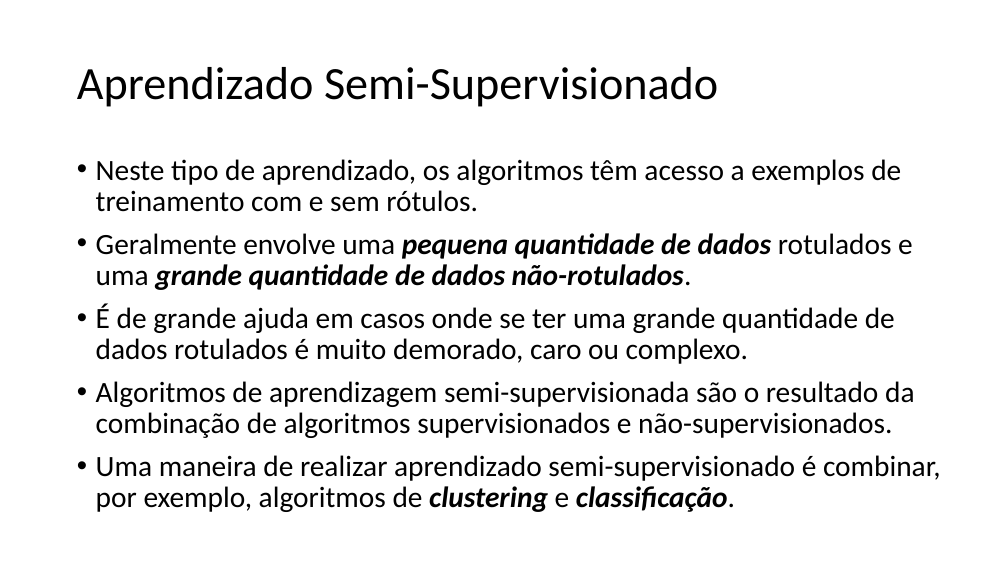
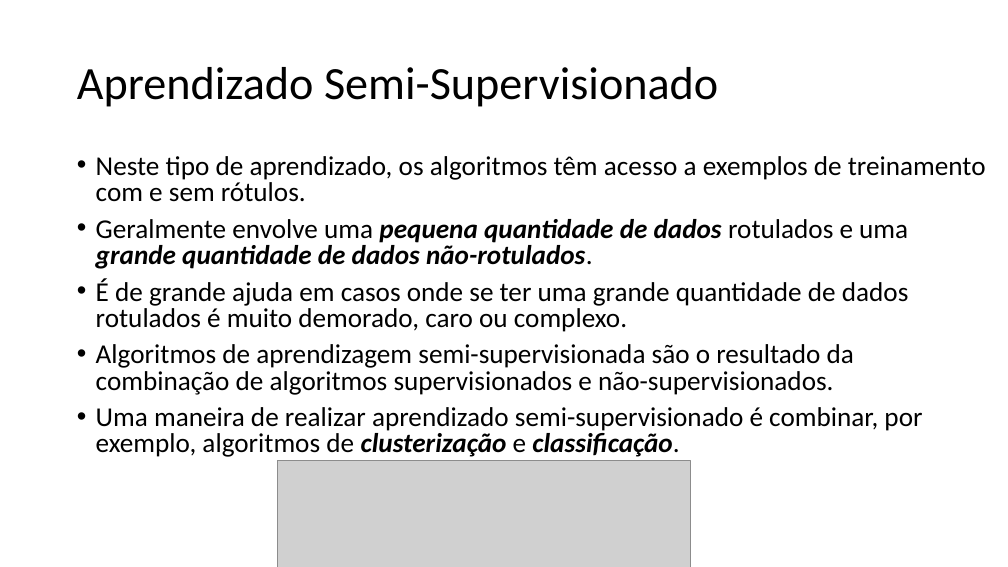
Before and after one commit to zz4fap/t319_aprendizado_de_maquina, a slide deck: slide 18 of slides/T319_Introdução.pptx. Drawn at 1008x567 pixels with LibreOffice and Linux fonts; fonts in the diff are those of the drawing; grey boxes stand for pictures. Boxes give left, top, right and bottom in pixels: in the first picture for what was removed or moved away, otherwise in the second. Text is boxed around its words. In the diff, an @@ line names an element or a change of style, - is before the commit and + after.

```diff
--- a/slides/T319_Introdução.pptx
+++ b/slides/T319_Introdução.pptx
@@ text at (x1=96, y1=156, x2=986, y2=395): size 28 to 25.9 pt in "Neste tipo de aprendizado, os algoritmos têm ...", "Geralmente envolve uma pequena quantidade de dados ...", "É de grande ajuda em casos onde ...", "Algoritmos de aprendizagem semi-supervisionada são o resulta ..."; line spacing 0.9 to 0.8 @@
@@ text at (x1=96, y1=407, x2=922, y2=457): text changed; size 28 to 25.9 pt @@
-• Uma maneira de realizar aprendizado semi-supervisionado é combinar, por exemplo, algoritmos de clustering e classificação.
+• Uma maneira de realizar aprendizado semi-supervisionado é combinar, por exemplo, algoritmos de clusterização e classificação.
@@ picture added at (x1=278, y1=461, x2=690, y2=567) @@
```
Also in this commit, not shown: 17 other slides changed, 1 other file.
